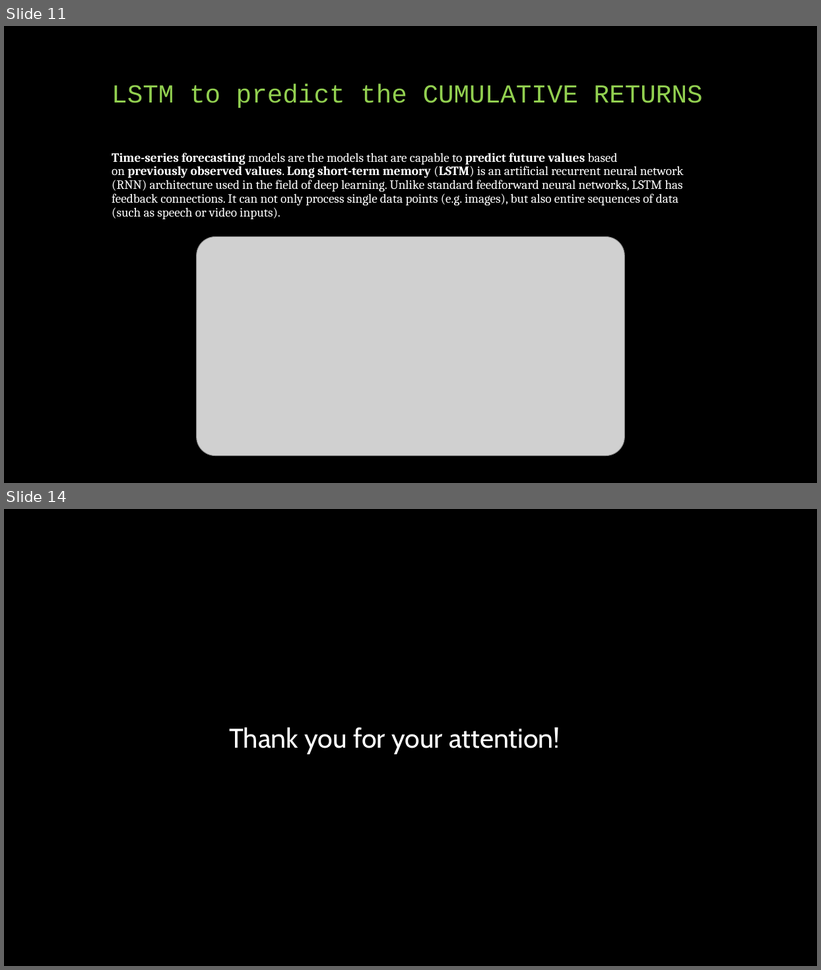
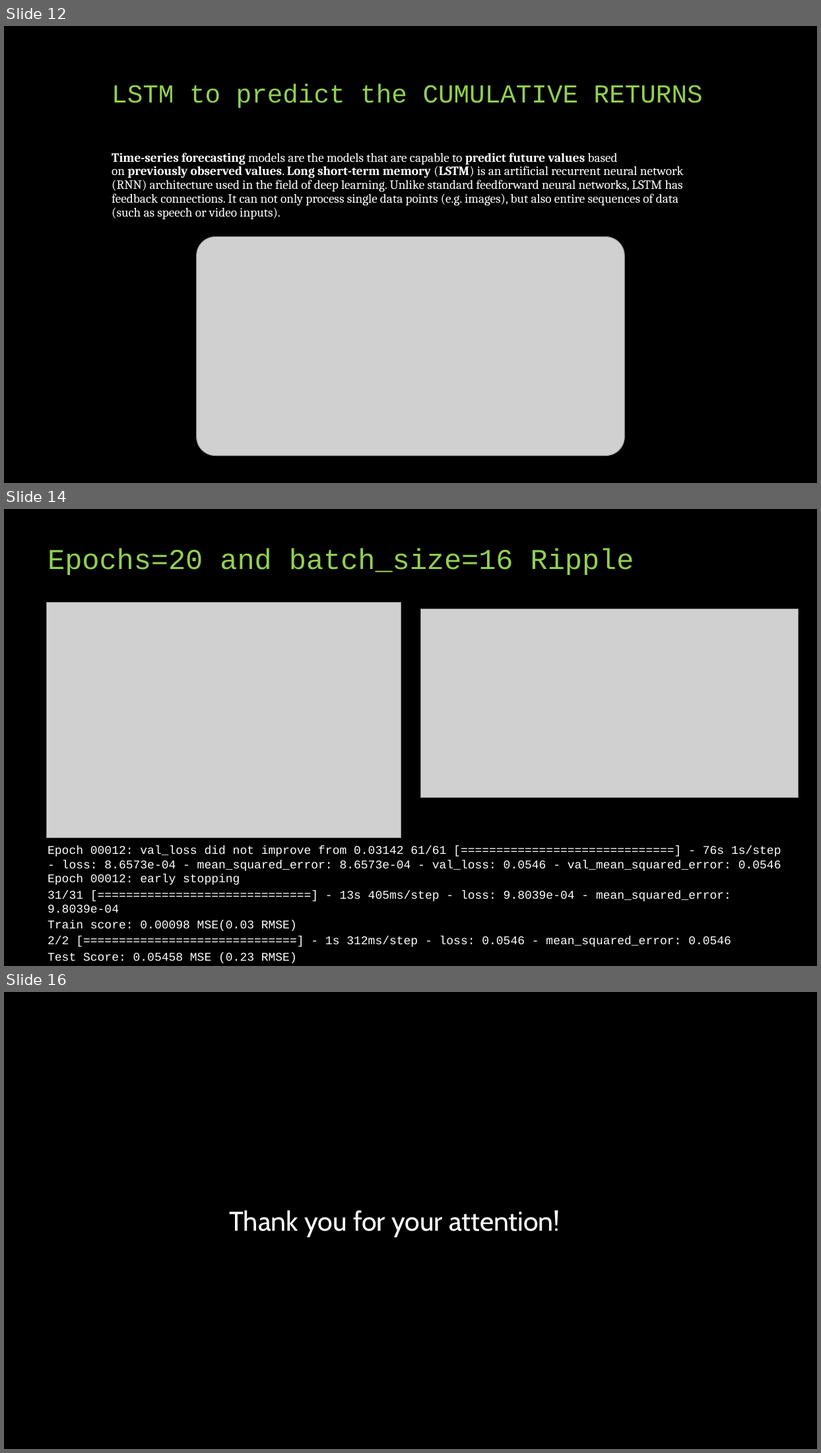
Before and after one commit to Zarmina97/Top-3-Crypto-Volatility-prediction-LSTM-GARCH, a slide deck: presentazione.pptx. Shown one above the other, each under a label of ours: slides 11 and 14 before the commit, slides 12, 14 and 16 after it; the slides between them are not shown. The pictures are 821x970 and 821x1453 pixels, drawn with LibreOffice and Linux fonts; fonts in the diff are those of the drawing; grey boxes stand for pictures. Boxes give left, top, right and bottom in pixels: in the first picture for what was removed or moved away, otherwise in the second. Text is boxed around its words. In the diff, an @@ line names an element or a change of style, - is before the commit and + after.

```diff
--- a/presentazione.pptx
+++ b/presentazione.pptx
@@ slide 14 added at (4, 509, 817, 966), background #000000 @@
@@ title added at (48, 548, 634, 575), 34 pt, text #92D050 @@
+Epochs=20 and batch_size=16 Ripple
@@ picture added at (47, 603, 401, 838) @@
@@ picture added at (421, 609, 799, 797) @@
@@ text added at (48, 846, 781, 964), 14 pt, text #FFFFFF @@
+Epoch 00012: val_loss did not improve from 0.03142 61/61 [==============================] - 76s 1s/step - loss: 8.6573e-04 - mean_squared_error: 8.6573e-04 - val_loss: 0.0546 - val_mean_squared_error: 0.0546 Epoch 00012: early stopping
+31/31 [==============================] - 13s 405ms/step - loss: 9.8039e-04 - mean_squared_error: 9.8039e-04
+Train score: 0.00098 MSE(0.03 RMSE)
+2/2 [==============================] - 1s 312ms/step - loss: 0.0546 - mean_squared_error: 0.0546
+Test Score: 0.05458 MSE (0.23 RMSE)
@@ what was slide 11 is now slide 12 @@
@@ what was slide 14 is now slide 16 @@
```
Also in this commit, not shown: 5 slides changed, 3 other slides added, 1 slide removed.
